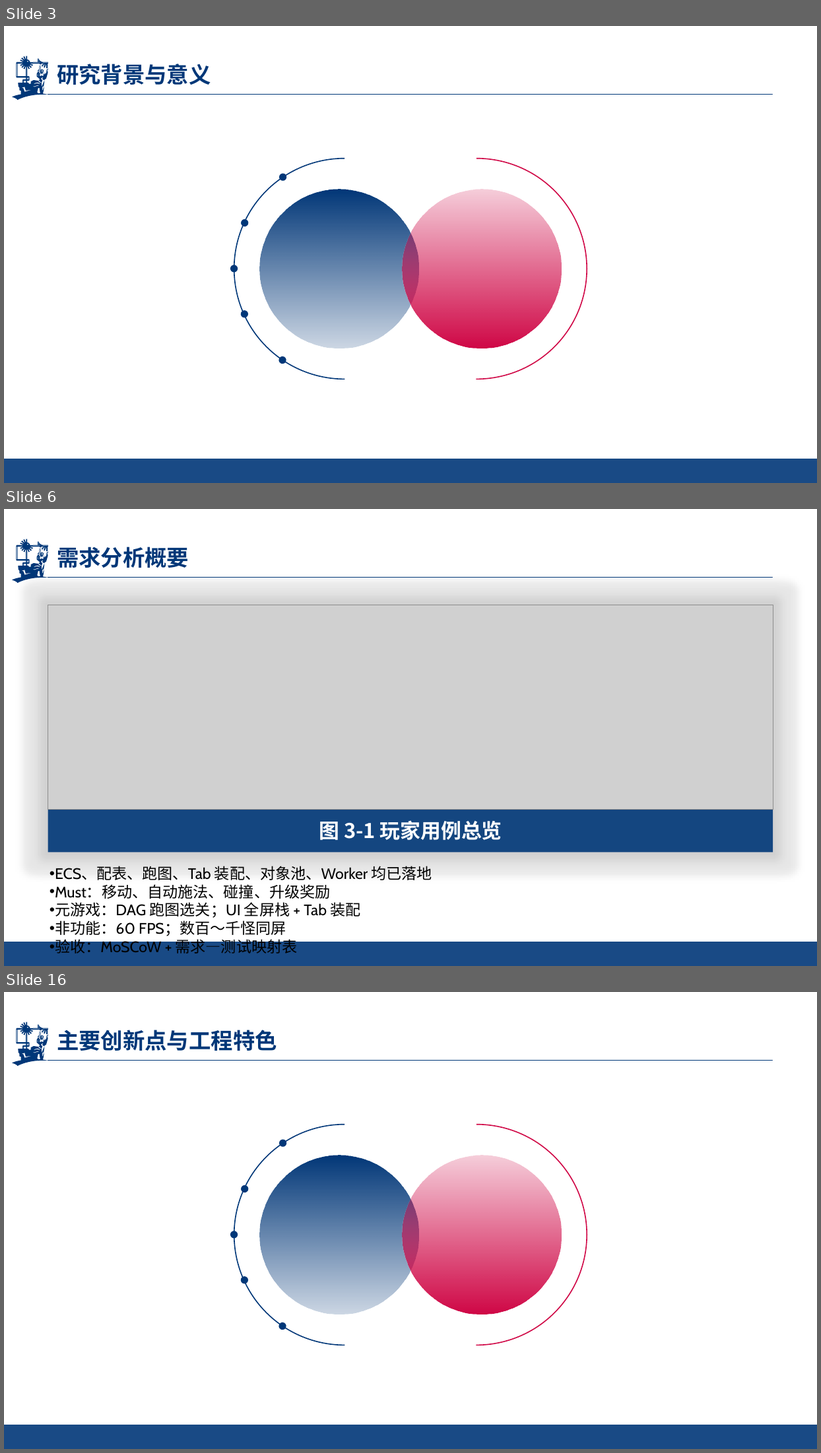
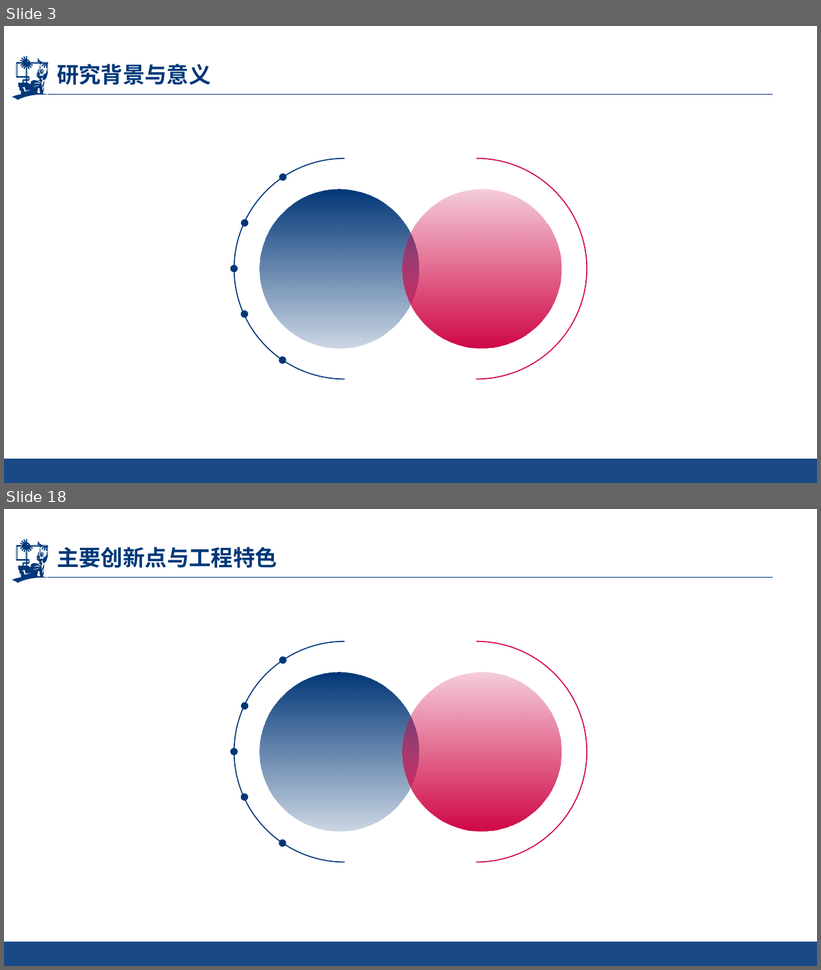
Before and after one commit to kir123456-1q/Survivor-And-Fight, a slide deck: SurvivorAndFight/SurvivorAndFight-毕业答辩PPT.pptx. Shown one above the other, each under a label of ours: slides 3, 6 and 16 before the commit, slides 3 and 18 after it; the slides between them are not shown. The pictures are 821x1453 and 821x970 pixels, drawn with LibreOffice and Linux fonts; fonts in the diff are those of the drawing; grey boxes stand for pictures; background and template pictures are left out. Boxes give left, top, right and bottom in pixels: in the first picture for what was removed or moved away, otherwise in the second. Text is boxed around its words. In the diff, an @@ line names an element or a change of style, - is before the commit and + after.

```diff
--- a/SurvivorAndFight/SurvivorAndFight-毕业答辩PPT.pptx
+++ b/SurvivorAndFight/SurvivorAndFight-毕业答辩PPT.pptx
@@ slide 6 removed at bbox=[4, 509, 817, 966], background picture (left out); not listed: 4 template elements that a slide beside it also shows @@
@@ title removed at bbox=[57, 547, 189, 568] @@
-需求分析概要
@@ rectangle removed at bbox=[48, 605, 773, 852] @@
@@ picture removed at bbox=[48, 605, 773, 810] @@
@@ text removed at bbox=[319, 821, 502, 840] @@
-图 3-1 玩家用例总览
@@ text removed at bbox=[55, 866, 432, 954] @@
-• ECS、配表、跑图、Tab 装配、对象池、Worker 均已落地
-• Must：移动、自动施法、碰撞、升级奖励
-• 元游戏：DAG 跑图选关；UI 全屏栈 + Tab 装配
-• 非功能：60 FPS；数百～千怪同屏
-• 验收：MoSCoW + 需求—测试映射表
@@ what was slide 16 is now slide 18 @@
```
Also in this commit, not shown: 10 slides changed, 6 slides added, 3 other slides removed, 17 other files.
